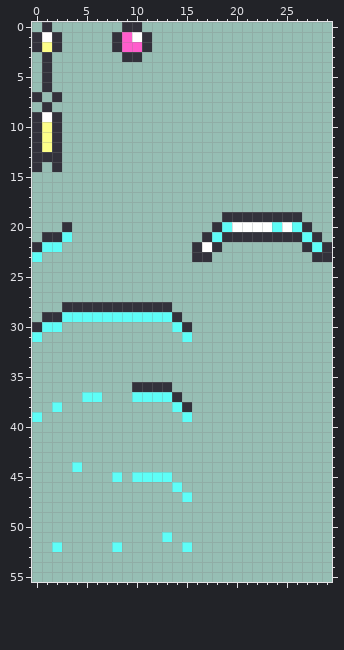
Two states of a pixel-art sprite, Assets/Objects/attacks.png. Above is the file before it was changed.
The file is 180x336 pixels, drawn in blocks of 6x6; one block is one cell here. The old version is drawn lined up with the new one.
And afterwards:
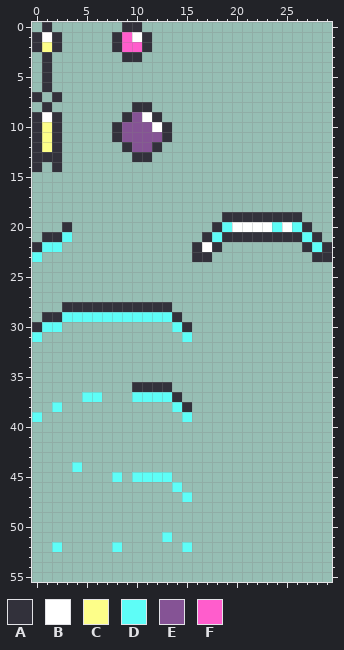
Palette (. is transparent): A #32313b  B #ffffff  C #fdfe89  D #5efdf7  E #855395  F #ff5dcc
What changed:
{"change": "drawings rearranged on the sheet (the old picture shows each at its new place; 1 dropped ones are not shown)"}
{"y":8,"x":10,"old":"..","new":"AA"}
{"y":9,"x":9,"old":"....","new":"AEBA"}
{"y":10,"x":8,"old":"......","new":"AEEEBA"}
{"y":11,"x":8,"old":"......","new":"AEEEEA"}
{"y":12,"x":9,"old":"....","new":"AEEA"}
{"y":13,"x":10,"old":"..","new":"AA"}
{"label":"added","picture_box":[112,102,172,162]}
